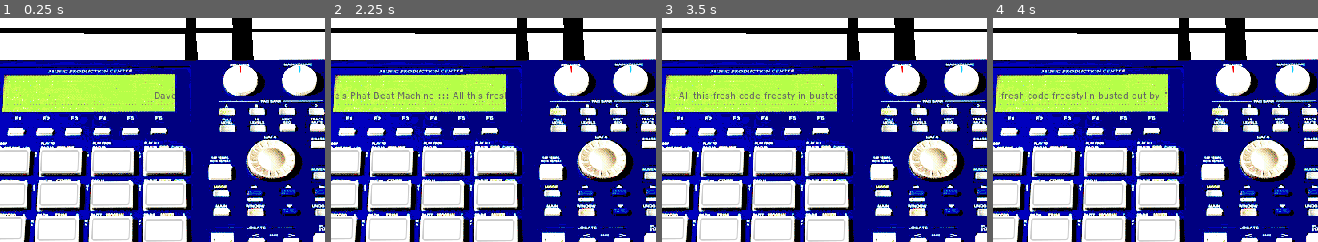
Above: before the commit, frames 1-4 (left to right).
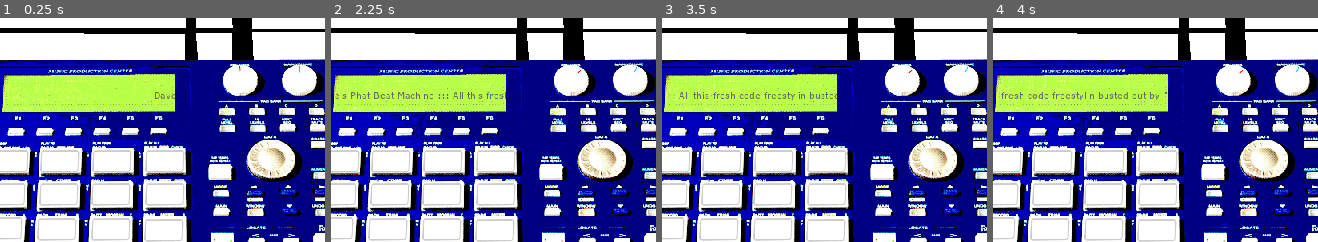
Above: after the commit, the same moments.

Repository: Sharkalien/Godot-Dave-s-Phat-Beat-Machine
Game: Godot game, scene res://Phat Beat Machine.tscn
The game is run twice, just before and just after one commit, with the same random seed, the same clock (stepped at 60 frames per second) and the same inputs.
Inputs (mouse positions are % of the whole screen's width and height, from its top left):
- Up to frame 1 (0.25 s): no input
- Up to frame 2 (2.25 s): click (57, 14) at 0.52 s; click (57, 14) at 1.27 s; click (66, 14) at 2.02 s
- Up to frame 3 (3.5 s): click (12, 26) at 2.75 s
- Up to frame 4 (4 s): click (11, 48) at 3.5 s
The pictures show only the part of the screen within x 20-70%, y 0-50%; the shares and areas given below are measured in that part.

The runs differ from the first frame. In frame 1, less than 0.1% of the frame differs, in the area x 68-98%, y 20-33%; in frame 2, 0.2%, in the area x 68-98%, y 20-34%; in frame 3, 0.2%; in frame 4, 0.2%.

Commit message:
Oh my god fuck this
I can't figure out why the rotation degrees are getting all out of whack and inverted and shit

Diff:
--- a/Dial.gd
+++ b/Dial.gd
@@ -1,32 +1,32 @@
-extends TextureButton
+extends Node2D
 
 onready var spin = $spin
-var rot = -179
+var rot = 0
 var rott = 0
 var rDiff = 180 / PI
 
 
 func _mouseMove() -> void:
 	var rotDegrees = 0
-	rotDegrees = rot + (rott - atan2(get_global_mouse_position().y - rect_position.y, get_global_mouse_position().x - rect_position.x) * rDiff)
+	rotDegrees = rot + (rott - atan2(get_global_mouse_position().y - position.y, get_global_mouse_position().x - position.x) * rDiff)
 	while rotDegrees > 180:
 		rotDegrees -= 360
 	while rotDegrees < -180:
 		rotDegrees += 360
-	if rotDegrees < 0 && spin.rotation_degrees > 90:
+	if rotDegrees < 0 && spin.rect_rotation > 90:
 		rotDegrees = 179.9
-	if rotDegrees > 0 && spin.rotation_degrees < -90:
+	if rotDegrees > 0 && spin.rect_rotation < -90:
 		rotDegrees = -179.9
-	spin.rotation_degrees = rotDegrees
-#	print(rotDegrees)
+	spin.rect_rotation = rotDegrees
+	print(rott)
 
 
-func _on_Dial_gui_input(_event: InputEvent) -> void:
+func _on_gui_input(_event: InputEvent) -> void:
 	if Input.is_action_pressed("click"):
 		_mouseMove()
 
 
-func _on_Dial_button_down() -> void:
-	rot = spin.rotation_degrees
-	print(rot)
-	rott = atan2(get_global_mouse_position().y - rect_position.y, get_global_mouse_position().x - rect_position.x) * rDiff
+func _on_button_down() -> void:
+	rot = spin.rect_rotation
+	rott = atan2(get_global_mouse_position().y - position.y, get_global_mouse_position().x - position.x) * rDiff
+#	print(rott)
--- a/Dial.tscn
+++ b/Dial.tscn
@@ -4,22 +4,23 @@
 [ext_resource path="res://Dial.gd" type="Script" id=2]
 [ext_resource path="res://images/dialMask.png" type="BitMap" id=4]
 
-[node name="Dial" type="TextureButton"]
-margin_right = 66.0
-margin_bottom = 66.0
-rect_pivot_offset = Vector2( 33, 33 )
-mouse_default_cursor_shape = 2
-action_mode = 0
-texture_click_mask = ExtResource( 4 )
+[node name="Dial" type="Node2D"]
 script = ExtResource( 2 )
 __meta__ = {
 "_edit_group_": true
 }
 
-[node name="spin" type="Sprite" parent="."]
-position = Vector2( 33, 33 )
-texture = ExtResource( 1 )
+[node name="spin" type="TextureButton" parent="."]
+margin_left = -33.0
+margin_top = -33.0
+margin_right = 33.0
+margin_bottom = 33.0
+rect_pivot_offset = Vector2( 33, 33 )
+mouse_default_cursor_shape = 2
+action_mode = 0
+texture_normal = ExtResource( 1 )
+texture_click_mask = ExtResource( 4 )
 flip_v = true
 
-[connection signal="button_down" from="." to="." method="_on_Dial_button_down"]
-[connection signal="gui_input" from="." to="." method="_on_Dial_gui_input"]
+[connection signal="button_down" from="spin" to="." method="_on_button_down"]
+[connection signal="gui_input" from="spin" to="." method="_on_gui_input"]
--- a/Phat Beat Machine.gd
+++ b/Phat Beat Machine.gd
@@ -26,8 +26,8 @@
 
 
 func _ready():
-	iKnob.spin.rotation_degrees = -179
-	mKnob.spin.rotation_degrees = -179
+	iKnob.spin.rect_rotation = -179
+	mKnob.spin.rect_rotation = -179
 
 
 func swapPath(orig:String, new:String):
--- a/Phat Beat Machine.tscn
+++ b/Phat Beat Machine.tscn
@@ -278,21 +278,15 @@
 texture_normal = ExtResource( 4 )
 
 [node name="iKnob" parent="." instance=ExtResource( 5 )]
-margin_left = 431.0
-margin_top = 43.0
-margin_right = 497.0
-margin_bottom = 109.0
-rect_scale = Vector2( 0.65, 0.52 )
+position = Vector2( 464, 76 )
+scale = Vector2( 0.65, 0.52 )
 
 [node name="mKnob" parent="." instance=ExtResource( 5 )]
-margin_left = 505.0
-margin_top = 43.0
-margin_right = 571.0
-margin_bottom = 109.0
-rect_scale = Vector2( 0.65, 0.52 )
+position = Vector2( 538, 76 )
+scale = Vector2( 0.65, 0.52 )
 
 [node name="spin" parent="mKnob" index="0"]
-texture = ExtResource( 25 )
+texture_normal = ExtResource( 25 )
 
 [node name="Ref" type="Sprite" parent="."]
 visible = false
--- a/QLinkSlider.gd
+++ b/QLinkSlider.gd
@@ -1,17 +1,10 @@
 extends Path2D
 
-#onready var path = curve.get_baked_points()
-
-onready var path_follow = $PathFollow2D
-
-
-#func _ready() -> void:
-#	print(path)
-#	pass
+onready var pathFollow = $PathFollow2D
 
 
 func _on_QLSlider_gui_input(_event: InputEvent) -> void:
 	if Input.is_action_pressed("click"):
-		var mouse_pos = get_global_mouse_position()
-		path_follow.offset = curve.get_closest_offset(mouse_pos)
-#		print(path_follow.offset)
+		var mousePos = get_global_mouse_position()
+		pathFollow.offset = curve.get_closest_offset(mousePos)
+#		print(pathFollow.offset)
